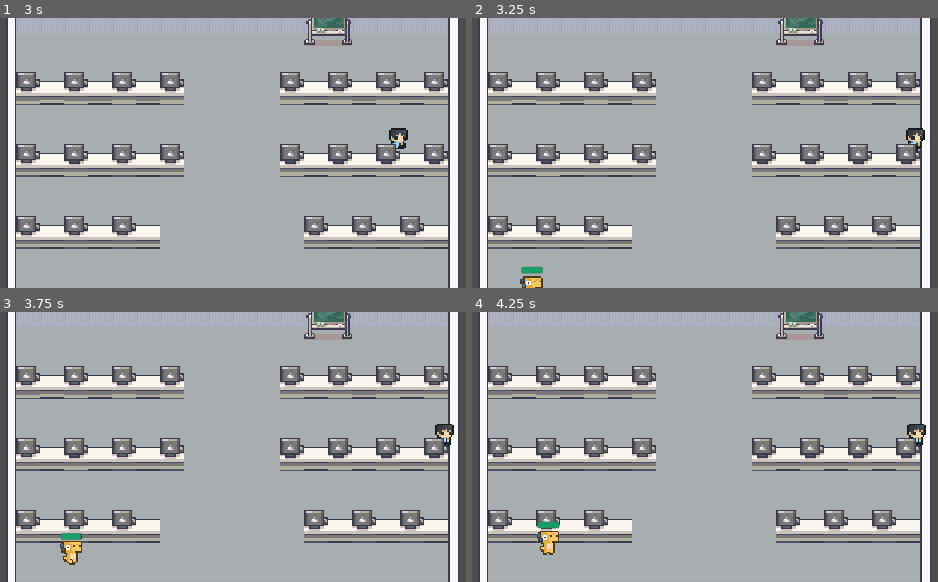
Above: before the commit, frames 1-4 (two rows, left to right).
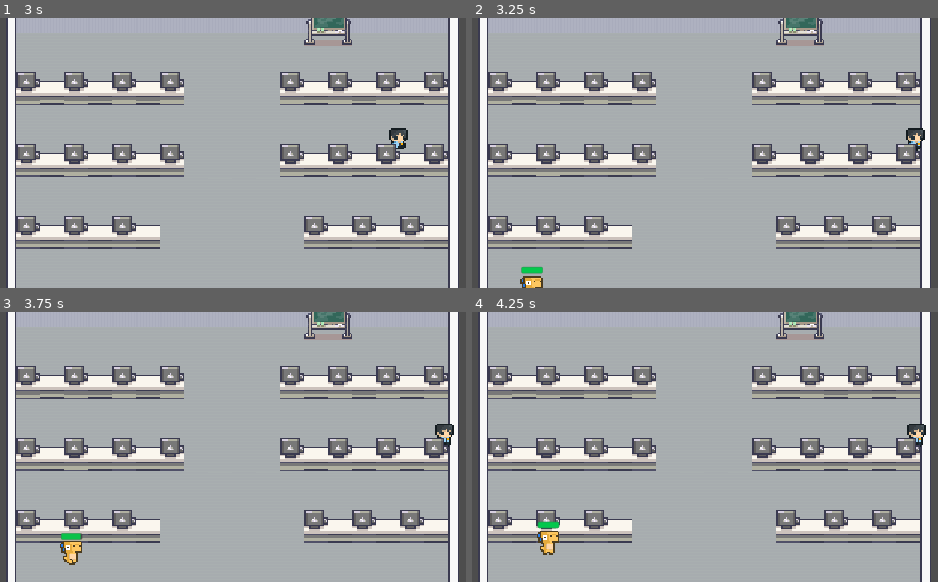
Above: after the commit, the same moments.

Repository: Raikosuu/Full-Tech-Panic_Public
Game: Godot game, scene res://scenes/main_menu.tscn
Same seed, same stepped clock (60 frames per second), same inputs: the game is played once before the commit and once after it.
Inputs (mouse positions are in pixels of both pictures, inside the frame that each line leads up to):
- Up to frame 1 (3 s): click "Play" at 0.5 s; move the mouse to (340, 139) at 1.27 s; hold D (move_right) 1.28-2 s; hold E (interact) 1.28-2 s; click (340, 139) at 1.42 s; drag from (139, 166) to (23, 117) at 2.02 s; move the mouse to (284, 93) at 2.77 s; hold D (move_right) from 2.78 s (still down); hold E (interact) from 2.78 s (still down)
- Up to frame 2 (3.25 s): keep holding D (move_right); keep holding E (interact)
- Up to frame 3 (3.75 s): release D (move_right) at 3.5 s; release E (interact) at 3.5 s; drag from (209, 501) to (74, 411) at 3.52 s
- Up to frame 4 (4.25 s): no input

Frame 1 is identical in both runs. In frame 2, 0.1% of the frame differs, in the area x 10-16%, y 92-95%; in frame 3, less than 0.1%; in frame 4, 0.1%, in the area x 14-19%, y 77-80%.

Commit message:
added patiencebar to minigame 1

Diff:
--- a/scenes/game_state.tscn
+++ b/scenes/game_state.tscn
@@ -1,6 +1,6 @@
-[gd_scene load_steps=2 format=3 uid="uid://bcjq7p5tyvmdk"]
+[gd_scene format=3 uid="uid://bcjq7p5tyvmdk"]
 
 [ext_resource type="Script" uid="uid://deso0d3rahosh" path="res://scripts/game_state.gd" id="1_321hb"]
 
-[node name="GameState" type="Node2D"]
+[node name="GameState" type="Node2D" unique_id=1148366642]
 script = ExtResource("1_321hb")
--- a/scenes/minigame1_assembly.tscn
+++ b/scenes/minigame1_assembly.tscn
@@ -14,6 +14,7 @@
 [ext_resource type="PackedScene" uid="uid://duno78x0srmi8" path="res://scenes/su_battery.tscn" id="12_wv8cu"]
 [ext_resource type="PackedScene" uid="uid://bcg8ruhd4vc5n" path="res://scenes/su_panel.tscn" id="13_koys7"]
 [ext_resource type="PackedScene" uid="uid://ccxttvxg0gs8" path="res://scenes/screws.tscn" id="14_ma84e"]
+[ext_resource type="PackedScene" uid="uid://cgu8yawlh8ece" path="res://scenes/patience_bar.tscn" id="15_kd6cy"]
 
 [sub_resource type="SegmentShape2D" id="SegmentShape2D_jicg2"]
 a = Vector2(-81, -44)
@@ -34,6 +35,7 @@
 [node name="Minigame1_v2" type="Node2D" unique_id=848190952]
 script = ExtResource("1_ldtce")
 completion_delay = 3.0
+timer_bar = NodePath("MinigameTimerBar")
 
 [node name="Camera2D" type="Camera2D" parent="." unique_id=633094224]
 position = Vector2(235.00002, 126)
@@ -99,5 +101,11 @@
 part_types = Array[String](["MOBO", "CPU", "CFAN", "HDD", "RAM", "BATTERY", "PANEL", "SCREW"])
 part_counts = Array[int]([1, 1, 1, 1, 1, 1, 1, 4])
 
+[node name="MinigameTimerBar" parent="." unique_id=1963716116 instance=ExtResource("15_kd6cy")]
+offset_left = 181.0
+offset_top = 83.0
+offset_right = 289.0
+offset_bottom = 89.0
+
 [editable path="SU_main"]
 [editable path="SuRack"]
--- a/scenes/npc_1.tscn
+++ b/scenes/npc_1.tscn
@@ -114,6 +114,18 @@
 "update": 0,
 "values": [Color(1, 1, 1, 1), Color(1, 1, 1, 0)]
 }
+tracks/1/type = "value"
+tracks/1/imported = false
+tracks/1/enabled = true
+tracks/1/path = NodePath("patience_bar:modulate")
+tracks/1/interp = 1
+tracks/1/loop_wrap = true
+tracks/1/keys = {
+"times": PackedFloat32Array(0, 1.5),
+"transitions": PackedFloat32Array(1, 1),
+"update": 0,
+"values": [Color(1, 1, 1, 1), Color(1, 1, 1, 0)]
+}
 
 [sub_resource type="Animation" id="Animation_3w2wa"]
 resource_name = "flash_red"
--- a/scenes/npc_2.tscn
+++ b/scenes/npc_2.tscn
@@ -114,6 +114,18 @@
 "update": 0,
 "values": [Color(1, 1, 1, 1), Color(1, 1, 1, 0)]
 }
+tracks/1/type = "value"
+tracks/1/imported = false
+tracks/1/enabled = true
+tracks/1/path = NodePath("patience_bar:modulate")
+tracks/1/interp = 1
+tracks/1/loop_wrap = true
+tracks/1/keys = {
+"times": PackedFloat32Array(0, 1.5),
+"transitions": PackedFloat32Array(1, 1),
+"update": 0,
+"values": [Color(1, 1, 1, 1), Color(1, 1, 1, 0)]
+}
 
 [sub_resource type="Animation" id="Animation_qchs1"]
 resource_name = "flash_red"
--- a/scripts/base_minigame.gd
+++ b/scripts/base_minigame.gd
@@ -1,52 +1,75 @@
 class_name BaseMinigame
 extends Node2D
 
-# ─────────────────────────────────────────────────────────────
-#  BaseMinigame
-#  Extend this for every minigame you make:
-#
-#      extends BaseMinigame
-#
-#      func _check_completion() -> bool:
-#          return <your win condition>
-#
-#  Optional overrides:
-#      func _on_minigame_ready() -> void   — setup logic (replaces _ready)
-#      func _on_complete() -> void         — runs before returning to game
-# ─────────────────────────────────────────────────────────────
-
-# Seconds to wait after completion before returning to the game.
 @export var completion_delay: float = 1.0
+@export var time_limit: float = 120.0   # seconds; set to 0 to disable
 
 var _completed: bool = false
+var _failed: bool = false
+var _time_remaining: float = 0.0
+
+# UI — assign in Inspector or leave null to skip
+@export var timer_label: NodePath = NodePath("")
+@export var timer_bar: NodePath   = NodePath("")
 
 func _ready() -> void:
-	# Must keep running while the tree is paused.
 	process_mode = Node.PROCESS_MODE_ALWAYS
+	_time_remaining = time_limit
 	_on_minigame_ready()
 
-# Override in child scripts for setup logic.
+func _process(delta: float) -> void:
+	if _completed or _failed or time_limit <= 0.0:
+		return
+	_time_remaining -= delta
+	_update_timer_ui()
+	if _time_remaining <= 0.0:
+		_time_remaining = 0.0
+		_fail()
+
+func _update_timer_ui() -> void:
+	if timer_label:
+		var n := get_node_or_null(timer_label)
+		if n:
+			var secs := int(_time_remaining)
+			n.text = "%d:%02d" % [secs / 60, secs % 60]
+	if timer_bar:
+		var n := get_node_or_null(timer_bar)
+		if n and n.has_method("set_ratio"):
+			n.set_ratio(_time_remaining / time_limit)
+
 func _on_minigame_ready() -> void:
 	pass
 
-# Call this whenever something happens that might finish the minigame.
 func try_complete() -> void:
-	if _completed:
+	if _completed or _failed:
 		return
 	if _check_completion():
 		_completed = true
 		_on_complete()
 		_finish()
 
-# Override this — return true when the player has won.
+func _fail() -> void:
+	if _completed or _failed:
+		return
+	_failed = true
+	_on_fail()
+	_finish_fail()
+
 func _check_completion() -> bool:
 	return false
 
-# Override for final effects (sound, animation, UI) before returning.
 func _on_complete() -> void:
+	pass
+
+func _on_fail() -> void:
 	pass
 
 func _finish() -> void:
 	if completion_delay > 0.0:
 		await get_tree().create_timer(completion_delay, true, false, true).timeout
 	GameState.exit_minigame()
+
+func _finish_fail() -> void:
+	if completion_delay > 0.0:
+		await get_tree().create_timer(completion_delay, true, false, true).timeout
+	GameState.fail_minigame()   # <-- new method, see Step 2
--- a/scripts/game_state.gd
+++ b/scripts/game_state.gd
@@ -34,3 +34,21 @@
 	if interacted_npc != null and is_instance_valid(interacted_npc):
 		interacted_npc.leave()
 		interacted_npc = null
+
+func fail_minigame() -> void:
+	if _game_scene_instance == null:
+		get_tree().change_scene_to_file("res://scenes/game_scene.tscn")
+		return
+
+	var minigame = get_tree().current_scene
+	get_tree().root.remove_child(minigame)
+	minigame.queue_free()
+
+	get_tree().root.add_child(_game_scene_instance)
+	get_tree().current_scene = _game_scene_instance
+	_game_scene_instance = null
+
+	# Force the NPC to leave immediately with zero patience
+	if interacted_npc != null and is_instance_valid(interacted_npc):
+		interacted_npc.fail_and_leave()   # <-- new method, see Step 3
+		interacted_npc = null
--- a/scripts/npc_base.gd
+++ b/scripts/npc_base.gd
@@ -152,3 +152,10 @@
 		return
 	if target_seat != null and not nav_agent.is_navigation_finished():
 		nav_agent.target_position = target_seat.global_position
+
+func fail_and_leave() -> void:
+	_patience = 0.0
+	if _patience_bar and _patience_bar.has_method("set_ratio"):
+		_patience_bar.set_ratio(0.0)
+	_start_flash_red()
+	leave()
--- a/scripts/patience_bar.gd
+++ b/scripts/patience_bar.gd
@@ -8,3 +8,7 @@
 
 func set_ratio(ratio: float) -> void:
 	value = ratio * 100.0
+	# Recolor fill: green → yellow → red
+	var fill_style := get_theme_stylebox("fill") as StyleBoxFlat
+	if fill_style:
+		fill_style.bg_color = Color(1.0 - ratio, ratio * 0.8, ratio * 0.3, 0.99)
